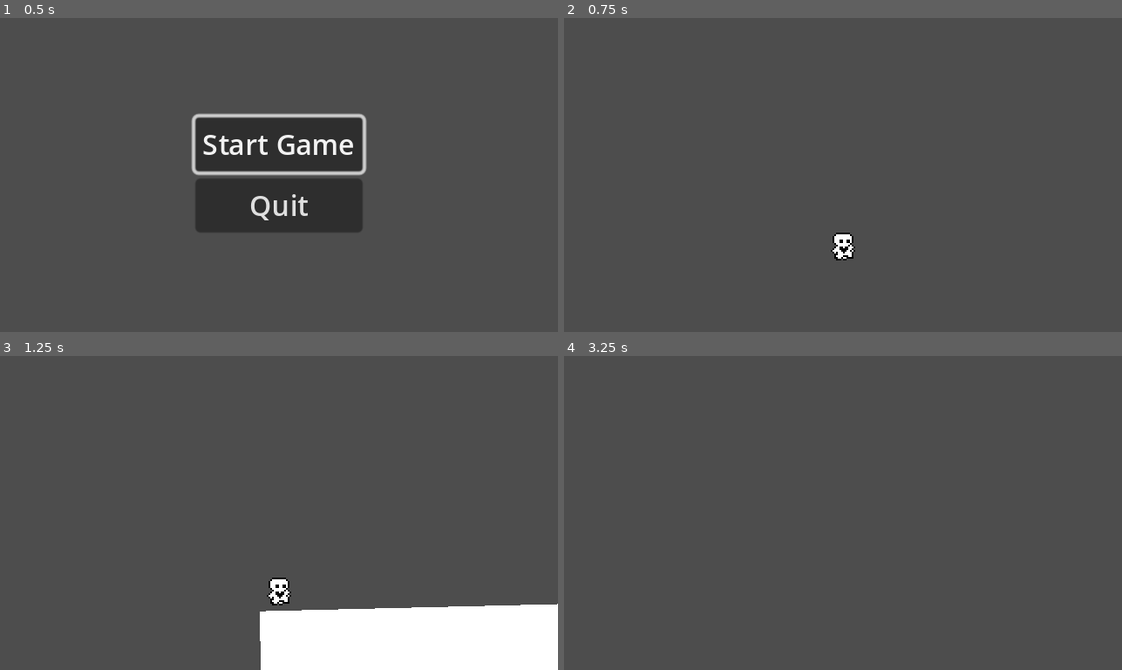
Above: before the commit, frames 1-4 (two rows, left to right).
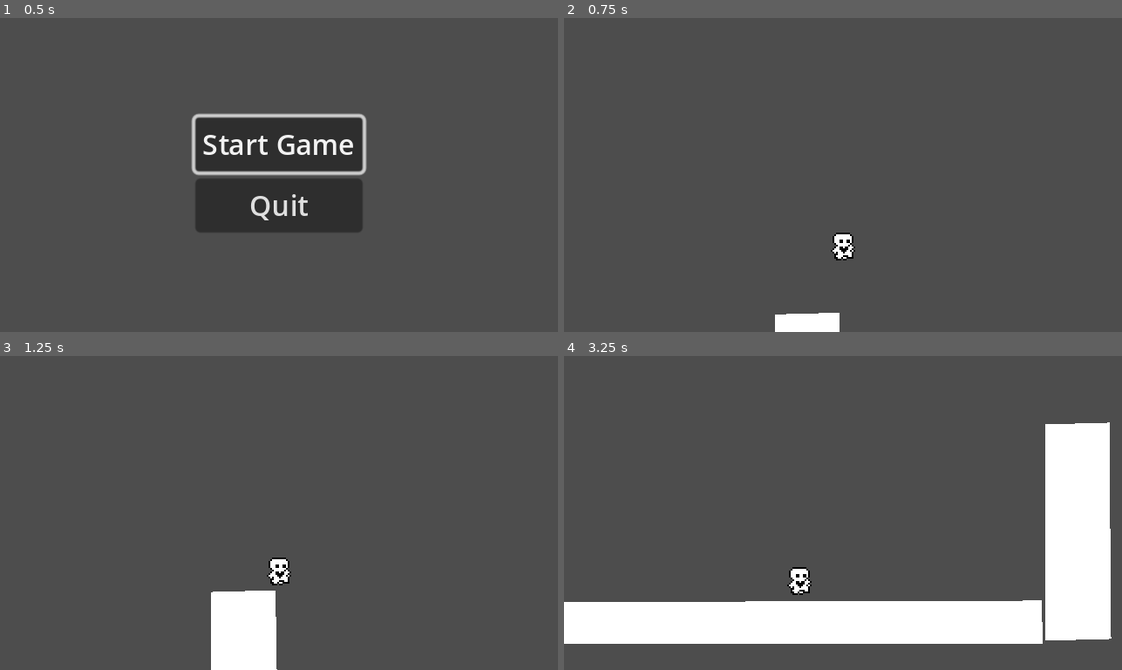
Above: after the commit, the same moments.

Repository: alwong18/AnimalExplorer
Game: Godot game, scene res://Scenes/start_menu.tscn
Two runs of this game, one before a commit and one after it. Both use one fixed random seed, a clock stepped at 60 frames per second and the inputs below.
Inputs:
- Up to frame 1 (0.5 s): no input
- Up to frame 2 (0.75 s): click "Start Game" at 0.5 s
- Up to frame 3 (1.25 s): no input
- Up to frame 4 (3.25 s): hold Right (move_right) 1.28-2.78 s; tap Up (move_up) at 1.52, 2.27 s; hold Left (move_left) from 2.78 s (still down)

Frame 1 is identical in both runs. In frame 2, 0.7% of the frame differs, in the area x 37-50%, y 93-100%; in frame 3, 13%; in frame 4, 20%, in the area x 0-99%, y 21-92%.

Commit message:
added walls to world

Diff:
--- a/Scenes/World.tscn
+++ b/Scenes/World.tscn
@@ -1,6 +1,12 @@
-[gd_scene load_steps=2 format=3 uid="uid://b4qahd0hxncyk"]
+[gd_scene load_steps=4 format=3 uid="uid://djtsc0xpspkd8"]
 
 [ext_resource type="PackedScene" uid="uid://b5doxaq34uvii" path="res://Scenes/player.tscn" id="1_e5v70"]
+
+[sub_resource type="RectangleShape2D" id="RectangleShape2D_af8e6"]
+size = Vector2(321, 27)
+
+[sub_resource type="RectangleShape2D" id="RectangleShape2D_n0k1x"]
+size = Vector2(39, 128)
 
 [node name="World" type="Node"]
 
@@ -8,9 +14,23 @@
 
 [node name="StaticBody2D" type="StaticBody2D" parent="."]
 
-[node name="CollisionPolygon2D" type="CollisionPolygon2D" parent="StaticBody2D"]
-position = Vector2(118, 148)
-polygon = PackedVector2Array(-11, 18, 164, 15, 163, 82, -128, 90, -129, 21)
+[node name="CollisionPolygon2D" type="CollisionShape2D" parent="StaticBody2D"]
+position = Vector2(159.5, 164.5)
+shape = SubResource("RectangleShape2D_af8e6")
 
 [node name="Polygon2D" type="Polygon2D" parent="StaticBody2D/CollisionPolygon2D"]
-polygon = PackedVector2Array(-129, 22, 164, 15, 164, 81, -128, 91)
+polygon = PackedVector2Array(-159.5, -11.5, 159.5, -12.5, 160.5, 12.5, -159.5, 12.5)
+
+[node name="CollisionShape2D" type="CollisionShape2D" parent="StaticBody2D"]
+position = Vector2(-18.5, 117)
+shape = SubResource("RectangleShape2D_n0k1x")
+
+[node name="Polygon2D" type="Polygon2D" parent="StaticBody2D/CollisionShape2D"]
+polygon = PackedVector2Array(-20.5, -62, 16.5, -63, 18.5, 58, -20.5, 62)
+
+[node name="CollisionShape2D2" type="CollisionShape2D" parent="StaticBody2D"]
+position = Vector2(340, 112)
+shape = SubResource("RectangleShape2D_n0k1x")
+
+[node name="Polygon2D" type="Polygon2D" parent="StaticBody2D/CollisionShape2D2"]
+polygon = PackedVector2Array(-19, -61, 18, -62, 19, 62, -19, 63)
--- /dev/null
+++ b/Scenes/level_transition.tscn
@@ -0,0 +1,74 @@
+[gd_scene load_steps=6 format=3 uid="uid://dnssdmqu41peo"]
+
+[ext_resource type="Script" path="res://Scripts/level_transition.gd" id="1_2e7v2"]
+
+[sub_resource type="Animation" id="Animation_0cph5"]
+resource_name = "fade_to_black"
+length = 0.5
+tracks/0/type = "value"
+tracks/0/imported = false
+tracks/0/enabled = true
+tracks/0/path = NodePath("ColorRect:color")
+tracks/0/interp = 1
+tracks/0/loop_wrap = true
+tracks/0/keys = {
+"times": PackedFloat32Array(0, 0.5),
+"transitions": PackedFloat32Array(1, 1),
+"update": 0,
+"values": [Color(0, 0, 0, 0), Color(0, 0, 0, 1)]
+}
+
+[sub_resource type="Animation" id="Animation_37dhd"]
+length = 0.001
+tracks/0/type = "value"
+tracks/0/imported = false
+tracks/0/enabled = true
+tracks/0/path = NodePath("ColorRect:color")
+tracks/0/interp = 1
+tracks/0/loop_wrap = true
+tracks/0/keys = {
+"times": PackedFloat32Array(0),
+"transitions": PackedFloat32Array(1),
+"update": 0,
+"values": [Color(0, 0, 0, 0)]
+}
+
+[sub_resource type="Animation" id="Animation_xg2pj"]
+resource_name = "fade_from_black"
+length = 0.5
+tracks/0/type = "value"
+tracks/0/imported = false
+tracks/0/enabled = true
+tracks/0/path = NodePath("ColorRect:color")
+tracks/0/interp = 1
+tracks/0/loop_wrap = true
+tracks/0/keys = {
+"times": PackedFloat32Array(0, 0.5),
+"transitions": PackedFloat32Array(1, 1),
+"update": 0,
+"values": [Color(0, 0, 0, 1), Color(0, 0, 0, 0)]
+}
+
+[sub_resource type="AnimationLibrary" id="AnimationLibrary_ycgit"]
+_data = {
+"RESET": SubResource("Animation_37dhd"),
+"fade_from_black": SubResource("Animation_xg2pj"),
+"fade_to_black": SubResource("Animation_0cph5")
+}
+
+[node name="LevelTransition" type="Node"]
+process_mode = 3
+script = ExtResource("1_2e7v2")
+
+[node name="AnimationPlayer" type="AnimationPlayer" parent="."]
+libraries = {
+"": SubResource("AnimationLibrary_ycgit")
+}
+
+[node name="ColorRect" type="ColorRect" parent="."]
+anchors_preset = 15
+anchor_right = 1.0
+anchor_bottom = 1.0
+grow_horizontal = 2
+grow_vertical = 2
+color = Color(0, 0, 0, 0)
